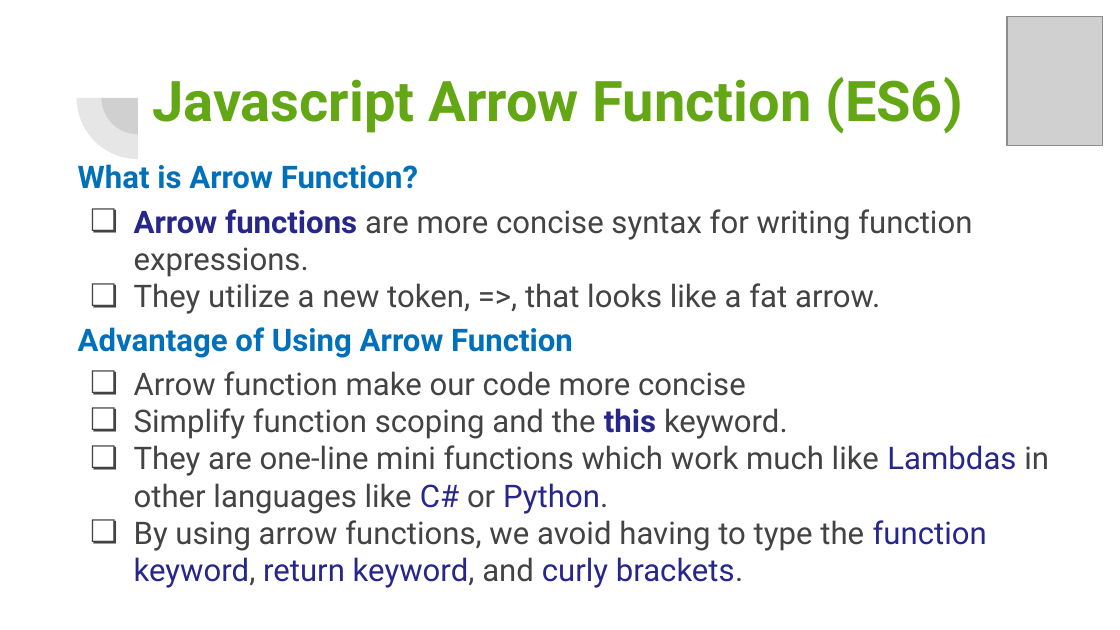
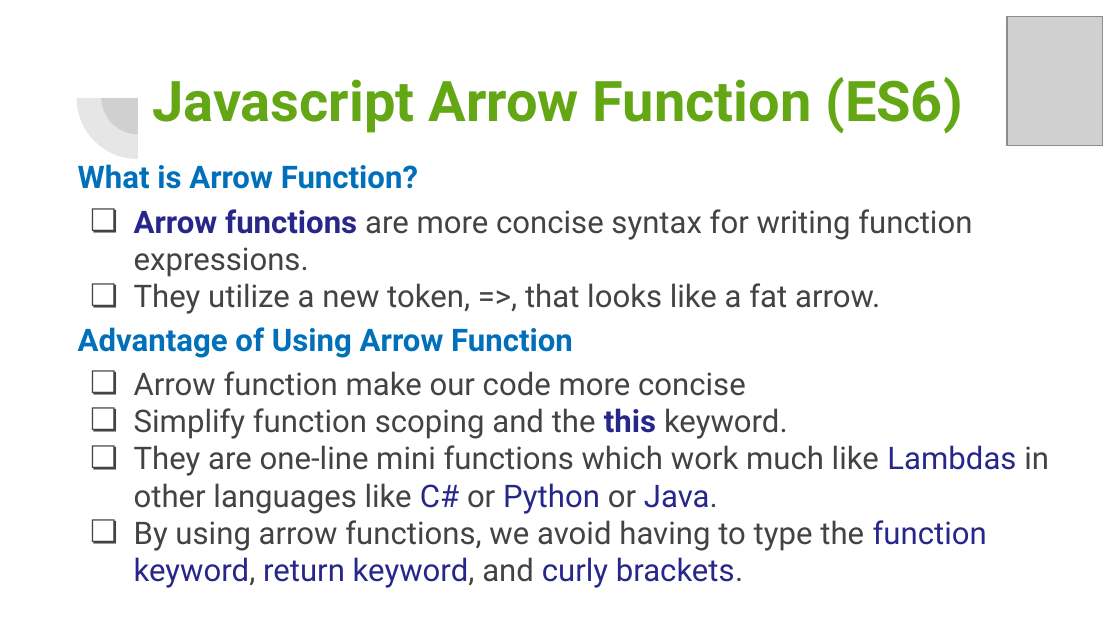
Before and after one commit to ratanakp/kshrd-7th-pre-course, a slide deck: slide 54 of JavaScript.pptx. Drawn at 1120x630 pixels with LibreOffice and Linux fonts; fonts in the diff are those of the drawing; grey boxes stand for pictures. Boxes give left, top, right and bottom in pixels: in the first picture for what was removed or moved away, otherwise in the second. Text is boxed around its words. In the diff, an @@ line names an element or a change of style, - is before the commit and + after.

```diff
--- a/JavaScript.pptx
+++ b/JavaScript.pptx
@@ title at (134,445,1049,514): text changed @@
-❏ They are one-line mini functions which work much like Lambdas in other languages like C# or Python.
+❏ They are one-line mini functions which work much like Lambdas in other languages like C# or Python or Java.
```
Also in this commit, not shown: 1 other slide changed, 2 other files.
